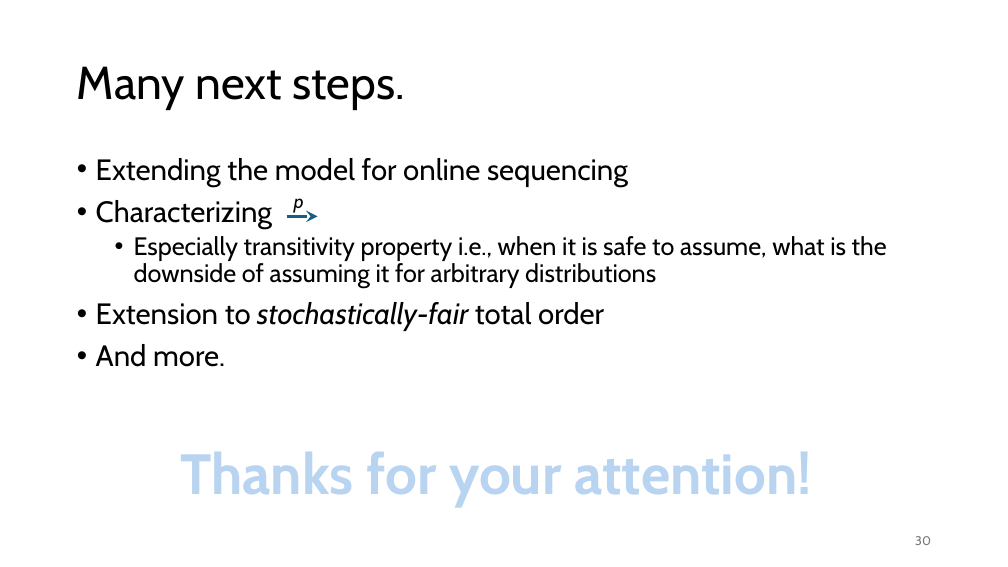
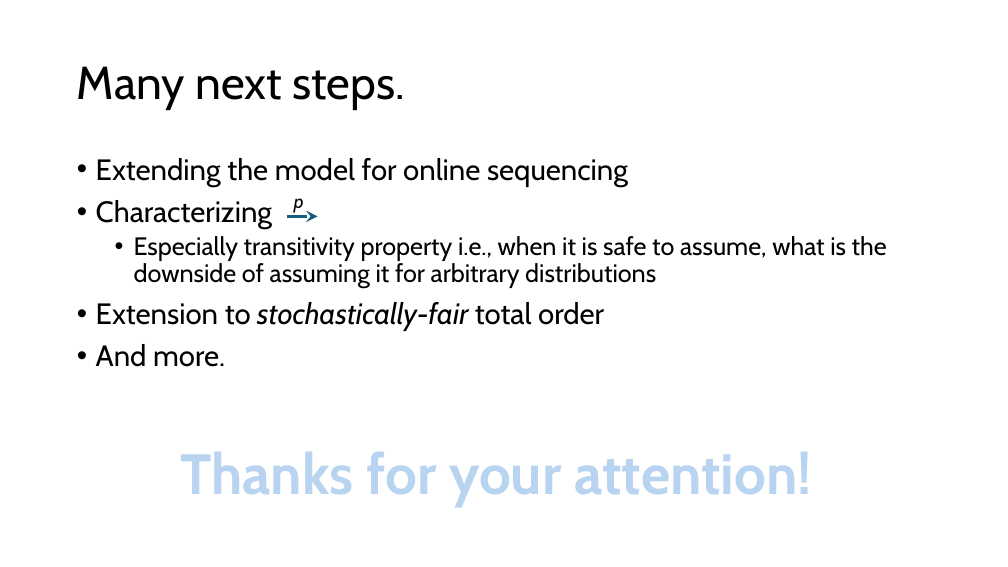
Before and after one commit to HaseebLUMS/Onyx-Presentation, a slide deck: slide 30 of tommy_hotnets.pptx. Drawn at 1008x567 pixels with LibreOffice and Linux fonts; fonts in the diff are those of the drawing. Boxes give left, top, right and bottom in pixels: in the first picture for what was removed or moved away, otherwise in the second. Text is boxed around its words. In the diff, an @@ line names an element or a change of style, - is before the commit and + after.

```diff
--- a/tommy_hotnets.pptx
+++ b/tommy_hotnets.pptx
@@ text removed at (915, 536, 931, 545) @@
-30
```
Also in this commit, not shown: 27 other slides changed.
